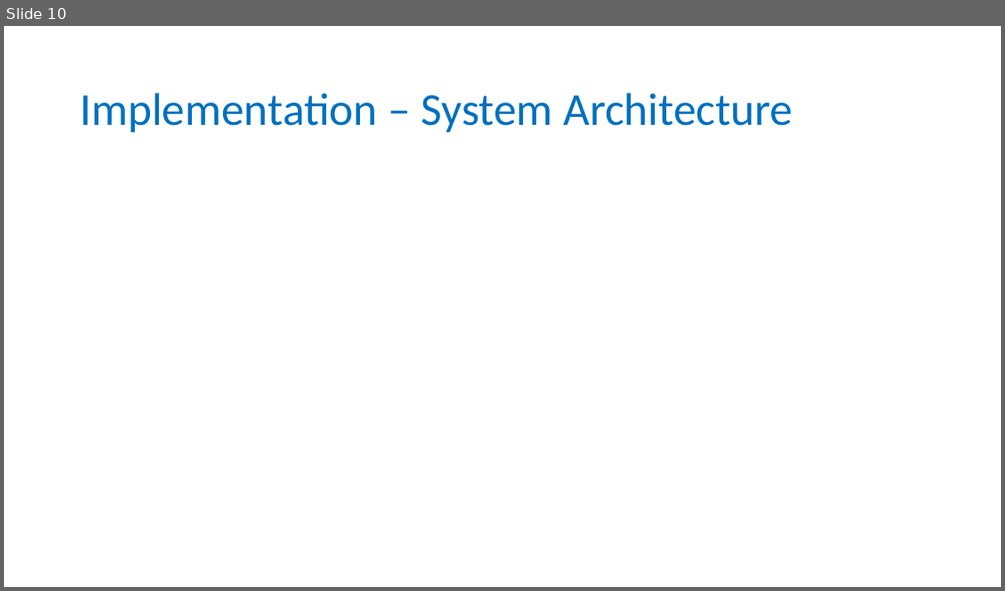
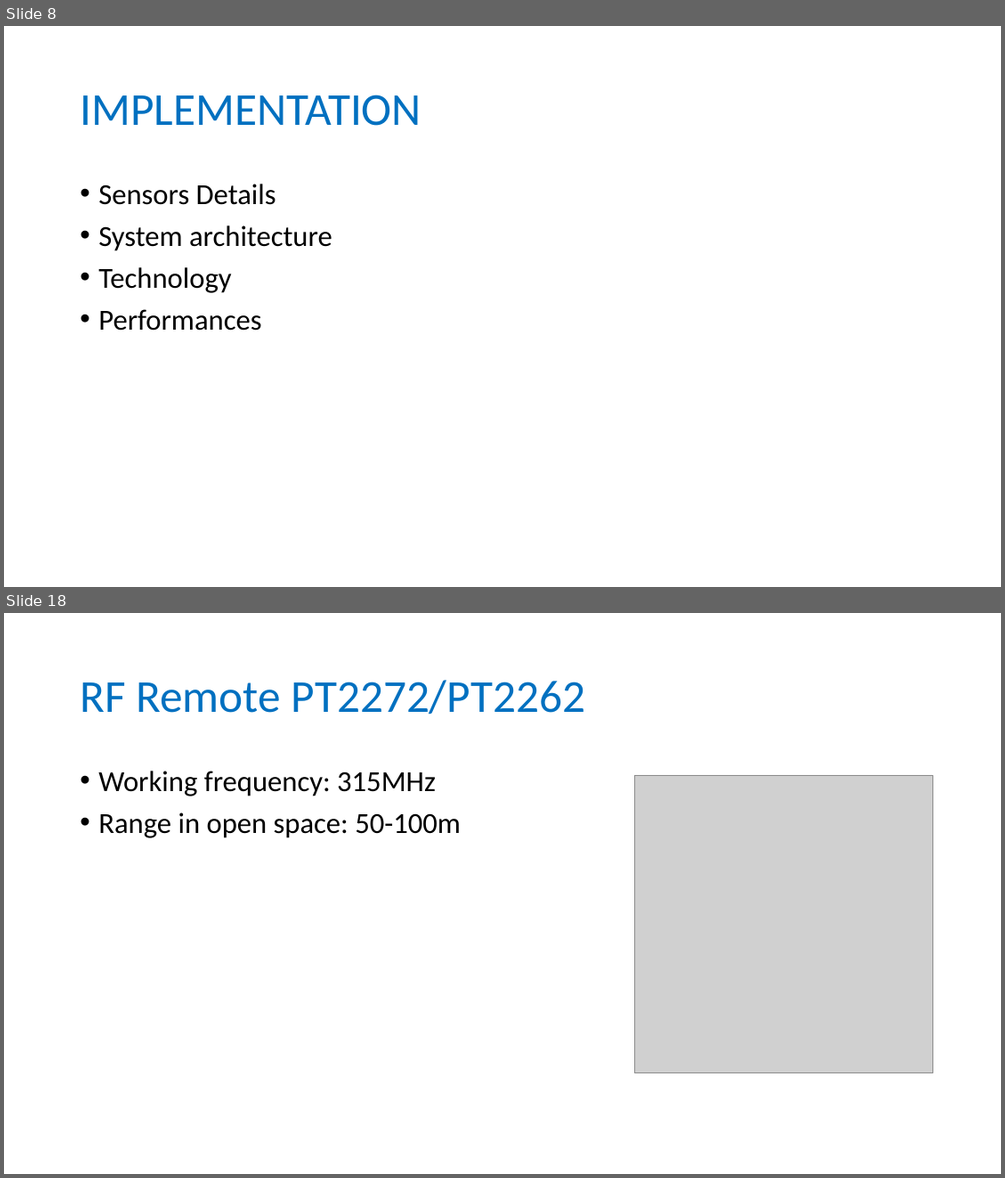
Before and after one commit to longhoang0304/DCDCS_Documentation, a slide deck: Final-Presentation.pptx. Shown one above the other, each under a label of ours: slide 10 before the commit, slides 8 and 18 after it; the slides between them are not shown. The pictures are 1005x591 and 1005x1178 pixels, drawn with LibreOffice and Linux fonts; fonts in the diff are those of the drawing; grey boxes stand for pictures. Boxes give left, top, right and bottom in pixels: in the first picture for what was removed or moved away, otherwise in the second. Text is boxed around its words. In the diff, an @@ line names an element or a change of style, - is before the commit and + after.

```diff
--- a/Final-Presentation.pptx
+++ b/Final-Presentation.pptx
@@ slide 18 added at [4, 613, 1001, 1174], background #FFFFFF @@
@@ title added at [80, 680, 585, 714], 44 pt, text #0070C0 @@
+RF Remote PT2272/PT2262
@@ text added at [98, 771, 461, 838], 28 pt, text #000000 @@
+• Working frequency: 315MHz
+• Range in open space: 50-100m
@@ picture added at [634, 775, 933, 1074] @@
@@ what was slide 10 is now slide 8 @@
@@ slide 8 changed as well @@
@@ title at [80, 95, 421, 126]: text changed @@
-Implementation – System Architecture
+IMPLEMENTATION
@@ text added at [98, 184, 332, 330], 28 pt, text #000000 @@
+• Sensors Details
+• System architecture
+• Technology
+• Performances
```
Also in this commit, not shown: 4 other slides changed, 30 other slides added, 9 slides removed, 2 other files.
